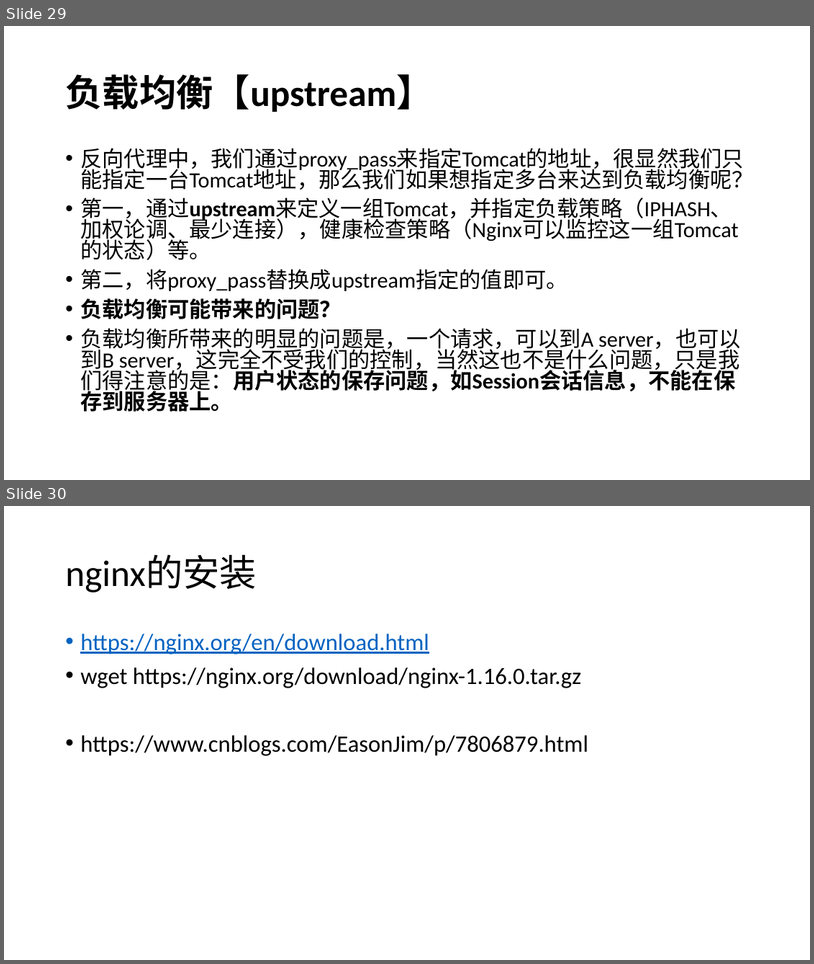
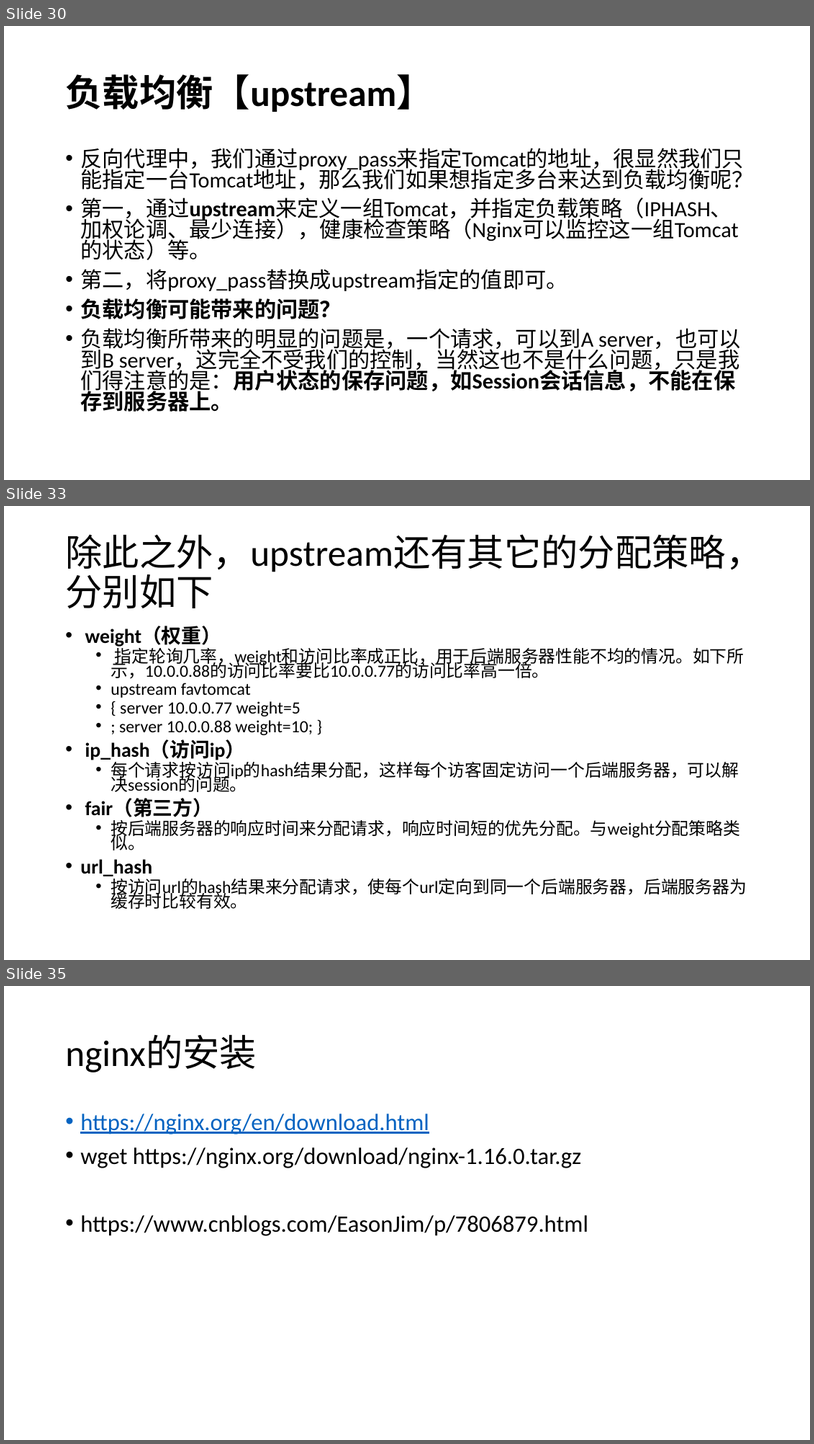
Before and after one commit to airuitian/MicroService, a slide deck: spring-cloud/Nginx.pptx. Shown one above the other, each under a label of ours: slides 29 and 30 before the commit, slides 30, 33 and 35 after it; the slides between them are not shown. The pictures are 814x964 and 814x1444 pixels, drawn with LibreOffice and Linux fonts; fonts in the diff are those of the drawing. Boxes give left, top, right and bottom in pixels: in the first picture for what was removed or moved away, otherwise in the second. Text is boxed around its words. In the diff, an @@ line names an element or a change of style, - is before the commit and + after.

```diff
--- a/spring-cloud/Nginx.pptx
+++ b/spring-cloud/Nginx.pptx
@@ slide 33 added at bbox=[4, 506, 810, 960], background #FFFFFF @@
@@ title added at bbox=[65, 534, 763, 608], 44 pt, text #000000 @@
+除此之外，upstream还有其它的分配策略，分别如下
@@ text added at bbox=[80, 626, 747, 908], 20.4 pt, text #000000 @@
+• weight（权重）
+  • 指定轮询几率，weight和访问比率成正比，用于后端服务器性能不均的情况。如下所示，10.0.0.88的访问比率要比10.0.0.77的访问比率高一倍。
+  • upstream favtomcat
+  • { server 10.0.0.77 weight=5
+  • ; server 10.0.0.88 weight=10; }
+• ip_hash（访问ip）
+  • 每个请求按访问ip的hash结果分配，这样每个访客固定访问一个后端服务器，可以解决session的问题。
+• fair（第三方）
+  • 按后端服务器的响应时间来分配请求，响应时间短的优先分配。与weight分配策略类似。
+• url_hash
+  • 按访问url的hash结果来分配请求，使每个url定向到同一个后端服务器，后端服务器为缓存时比较有效。
@@ what was slide 29 is now slide 30 @@
@@ what was slide 30 is now slide 35 @@
```
Also in this commit, not shown: 1 slide changed, 8 other slides added, 19 other files.
